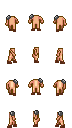
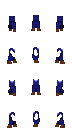
Before/after of a 72px x 128px layered artwork. What changed in the layer stack:
hid "shoulder_guard", painted on it over [6, 14, 66, 116]
painted on "boots" over [9, 28, 63, 95]
added layer "outfit" above "body" over [7, 15, 65, 125]
hid "body" over [5, 15, 67, 125]
